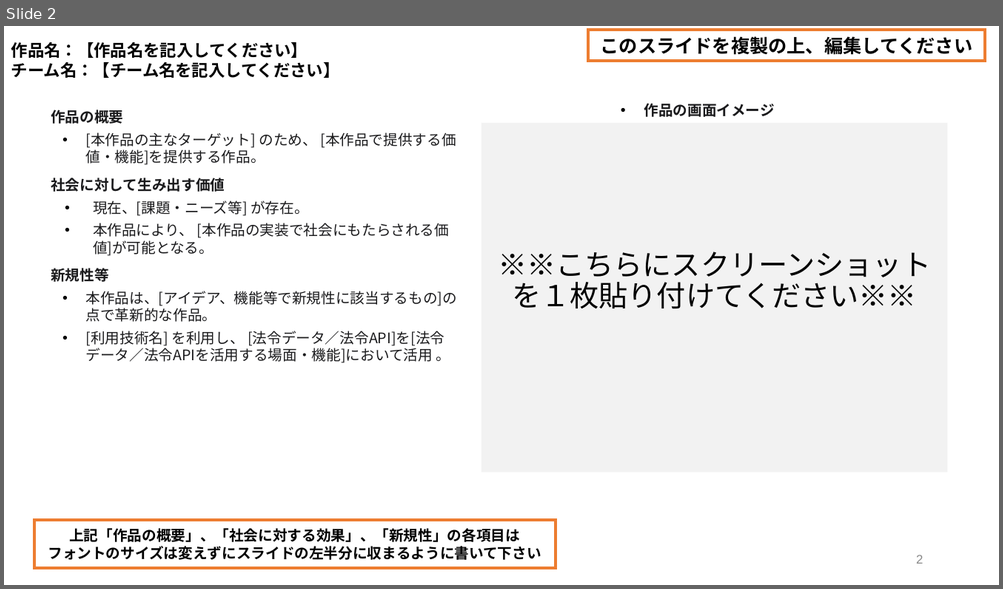
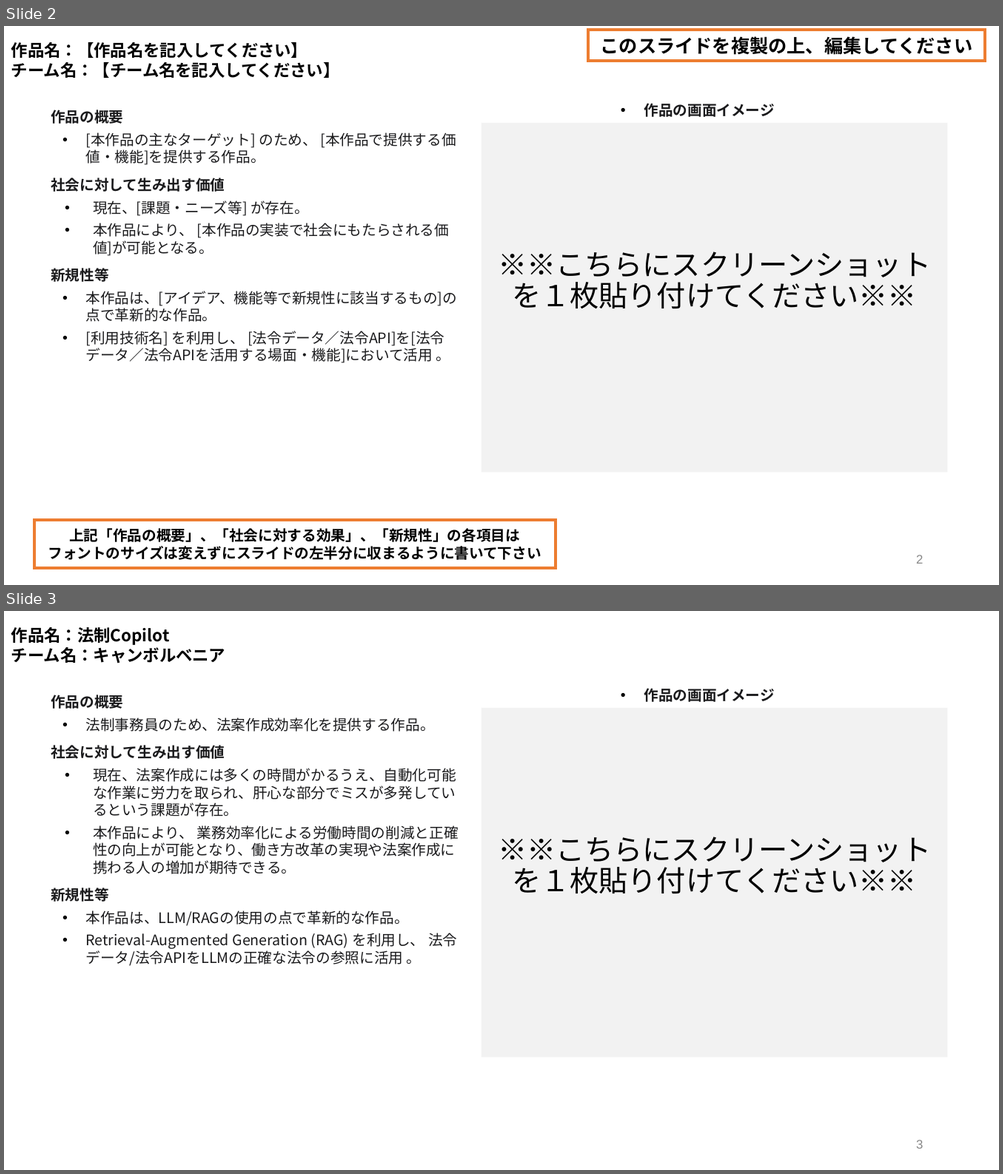
Before and after one commit to yutatokoi/canbourvania, a slide deck: submission/05_キャンボルベニア_XXX_02_概要一枚資料.pptx. Shown one above the other, each under a label of ours: slide 2 before the commit, slides 2 and 3 after it. The pictures are 1003x589 and 1003x1174 pixels, drawn with LibreOffice and Linux fonts; fonts in the diff are those of the drawing. Boxes give left, top, right and bottom in pixels: in the first picture for what was removed or moved away, otherwise in the second. Text is boxed around its words. In the diff, an @@ line names an element or a change of style, - is before the commit and + after.

Commit message:
update slides

```diff
--- a/submission/05_キャンボルベニア_XXX_02_概要一枚資料.pptx
+++ b/submission/05_キャンボルベニア_XXX_02_概要一枚資料.pptx
@@ slide 3 added at [4, 611, 999, 1170], background #FFFFFF @@
@@ text added at [11, 627, 225, 664], 16 pt, text #000000, bold @@
+作品名：法制Copilot
+チーム名：キャンボルベニア
@@ text added at [51, 695, 458, 966], 14 pt, text #1A1A1C @@
+作品の概要
+  • 法制事務員のため、法案作成効率化を提供する作品。
+社会に対して生み出す価値
+  • 現在、法案作成には多くの時間がかるうえ、自動化可能な作業に労力を取られ、肝心な部分でミスが多発しているという課題が存在。
+  • 本作品により、 業務効率化による労働時間の削減と正確性の向上が可能となり、働き方改革の実現や法案作成に携わる人の増加が期待できる。
+新規性等
+  • 本作品は、LLM/RAGの使用の点で革新的な作品。
+  • Retrieval-Augmented Generation (RAG) を利用し、 法令データ/法令APIをLLMの正確な法令の参照に活用 。
@@ text added at [643, 688, 774, 702], 14 pt, text #1A1A1C, bold @@
+  • 作品の画面イメージ
@@ rectangle added at [481, 708, 947, 1058], fill #F2F2F2, 28 pt, text #000000 @@
+※※こちらにスクリーンショットを１枚貼り付けてください※※
@@ page number added at [916, 1140, 922, 1149], 12 pt, text #888888 @@
+3
```
